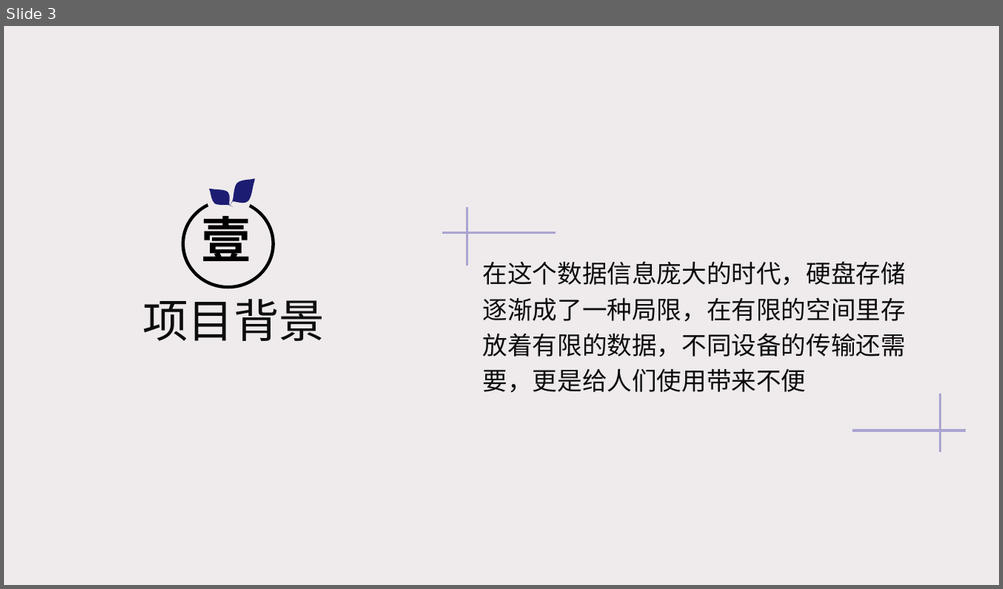
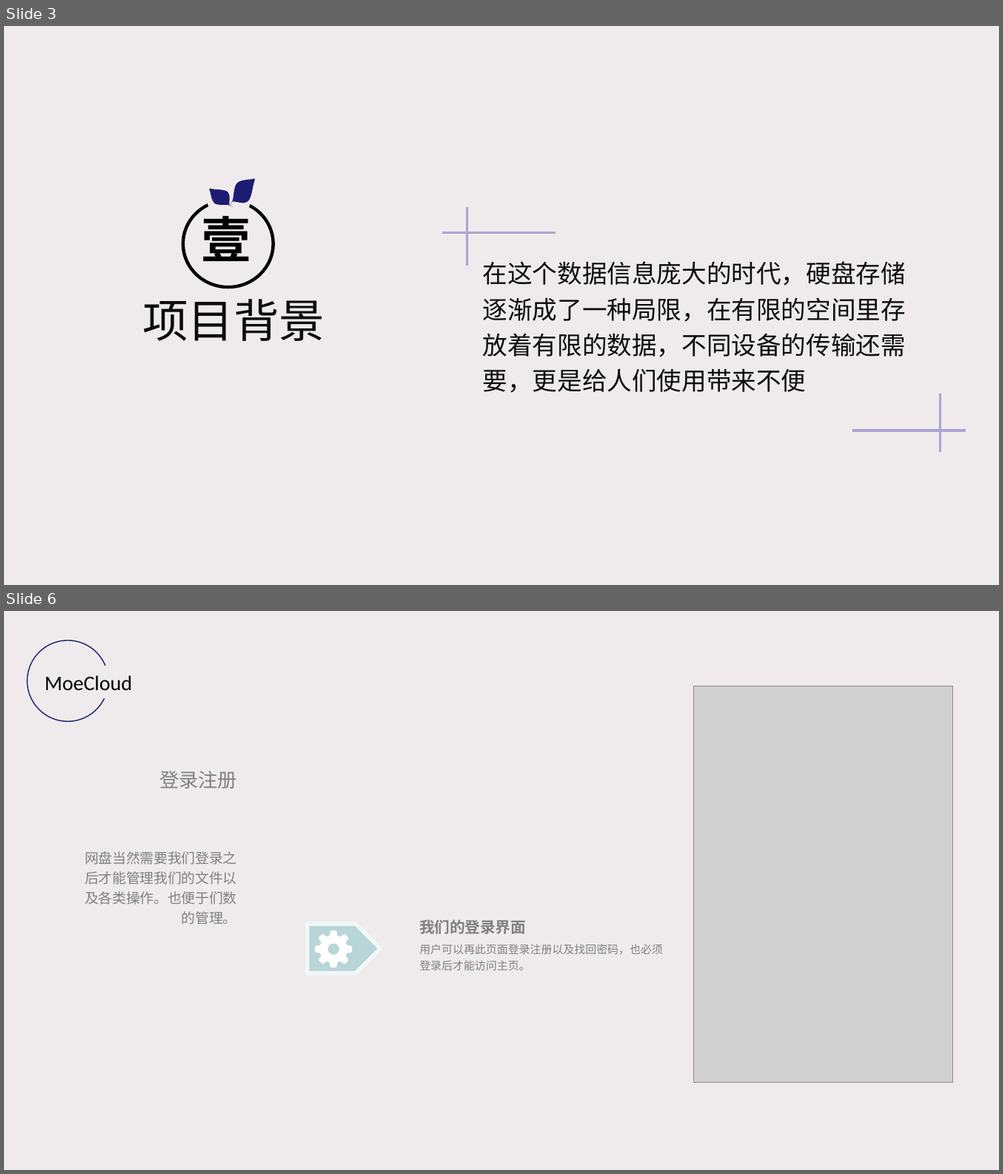
Before and after one commit to HopuTeam/MoeCloud, a slide deck: MoeCloud.pptx. Shown one above the other, each under a label of ours: slide 3 before the commit, slides 3 and 6 after it; the slides between them are not shown. The pictures are 1003x589 and 1003x1174 pixels, drawn with LibreOffice and Linux fonts; fonts in the diff are those of the drawing; grey boxes stand for pictures. Boxes give left, top, right and bottom in pixels: in the first picture for what was removed or moved away, otherwise in the second. Text is boxed around its words. In the diff, an @@ line names an element or a change of style, - is before the commit and + after.

```diff
--- a/MoeCloud.pptx
+++ b/MoeCloud.pptx
@@ slide 6 added at (x1=4, y1=611, x2=999, y2=1170), background #EFEBEC @@
@@ ellipse added at (x1=27, y1=640, x2=108, y2=721), outline #1C1C73 1 pt @@
@@ text added at (x1=45, y1=675, x2=132, y2=691), 20 pt, text #000000 @@
+MoeCloud
@@ picture added at (x1=694, y1=686, x2=952, y2=1083) @@
@@ text added at (x1=159, y1=771, x2=236, y2=789), 18.6 pt, text #808080 @@
+登录注册
@@ text added at (x1=85, y1=851, x2=237, y2=925), 13.3 pt, text #808080 @@
+网盘当然需要我们登录之后才能管理我们的文件以及各类操作。也便于们数的管理。
@@ group added at (x1=307, y1=920, x2=663, y2=974): 2 texts, 1 pentagon arrow, 1 freeform shape @@
+我们的登录界面
+用户可以再此页面登录注册以及找回密码，也必须登录后才能访问主页。
```
Also in this commit, not shown: 6 slides changed, 6 other slides added, 11 slides removed, 1 other file.
